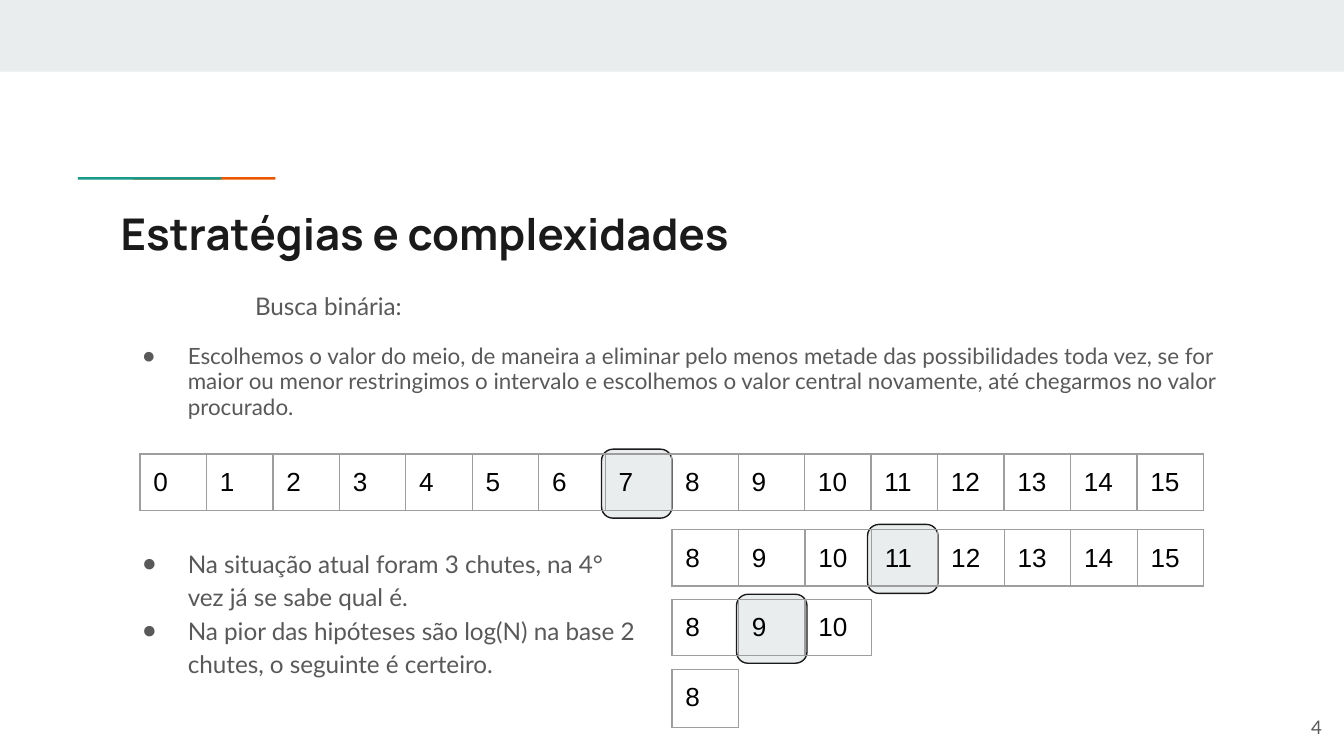
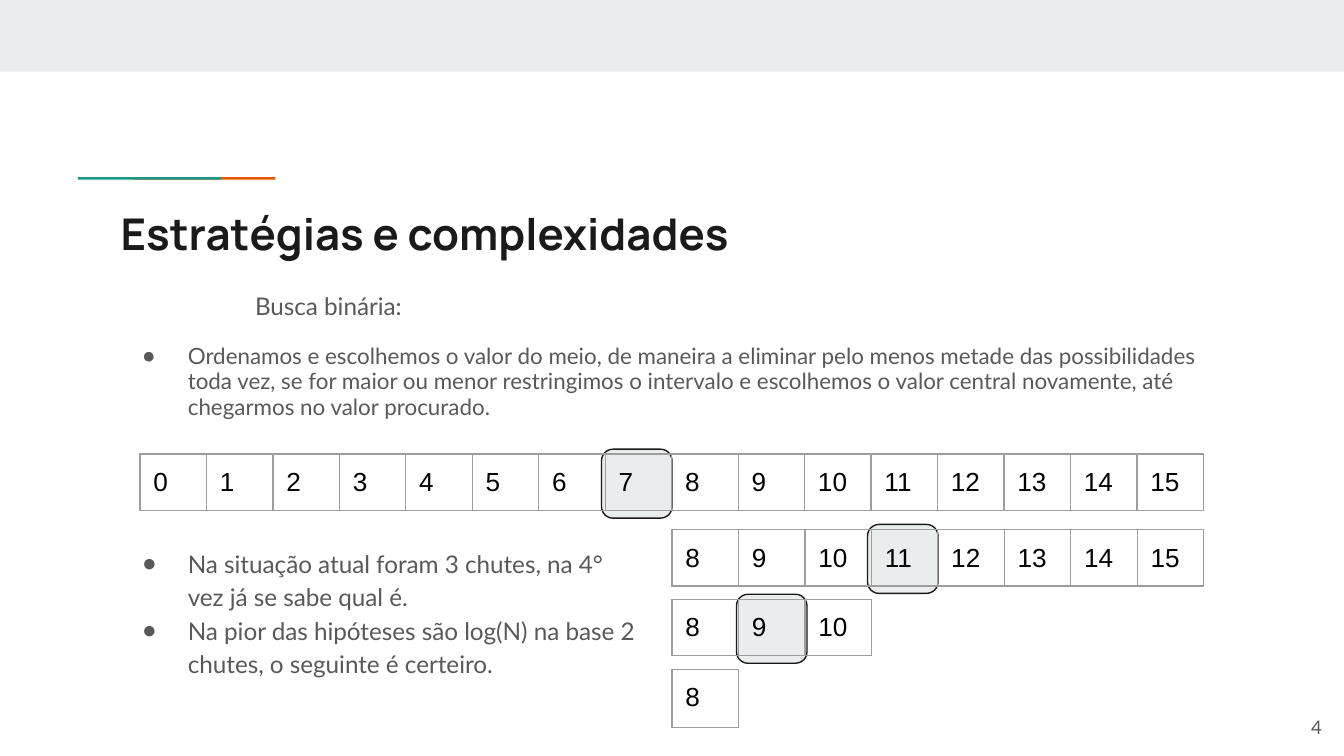
Before and after one commit to fpgues/treinamento-OBI-2023, a slide deck: slide 4 of estrategias/busca-binaria.pptx. Drawn at 1344x756 pixels with LibreOffice and Linux fonts; fonts in the diff are those of the drawing. Boxes give left, top, right and bottom in pixels: in the first picture for what was removed or moved away, otherwise in the second. Text is boxed around its words. In the diff, an @@ line names an element or a change of style, - is before the commit and + after.

```diff
--- a/estrategias/busca-binaria.pptx
+++ b/estrategias/busca-binaria.pptx
@@ text at (188, 347, 1195, 419): text changed @@
-● Escolhemos o valor do meio, de maneira a eliminar pelo menos metade das possibilidades toda vez, se for maior ou menor restringimos o intervalo e escolhemos o valor central novamente, até chegarmos no valor procurado.
+● Ordenamos e escolhemos o valor do meio, de maneira a eliminar pelo menos metade das possibilidades toda vez, se for maior ou menor restringimos o intervalo e escolhemos o valor central novamente, até chegarmos no valor procurado.
```
Also in this commit, not shown: 6 other slides changed.
